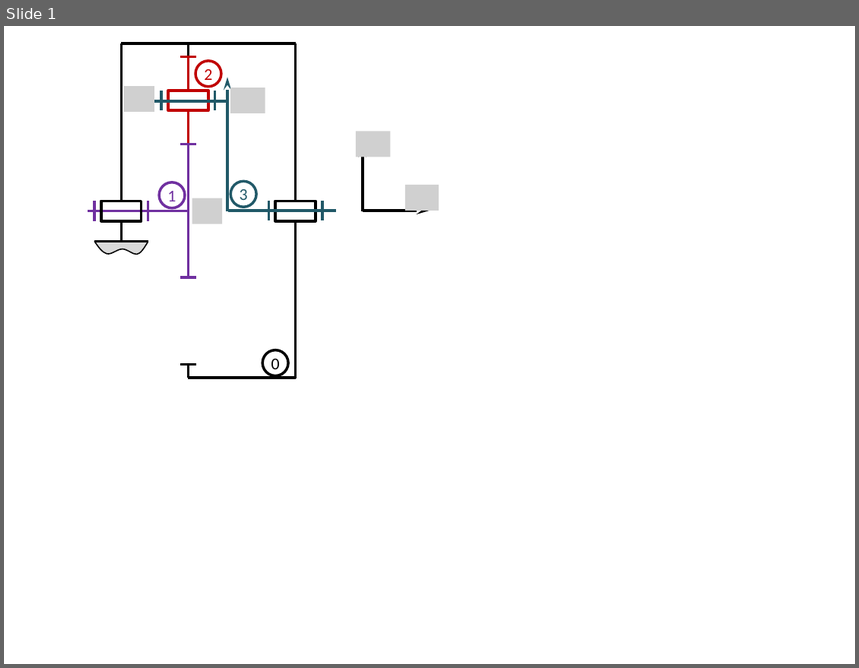
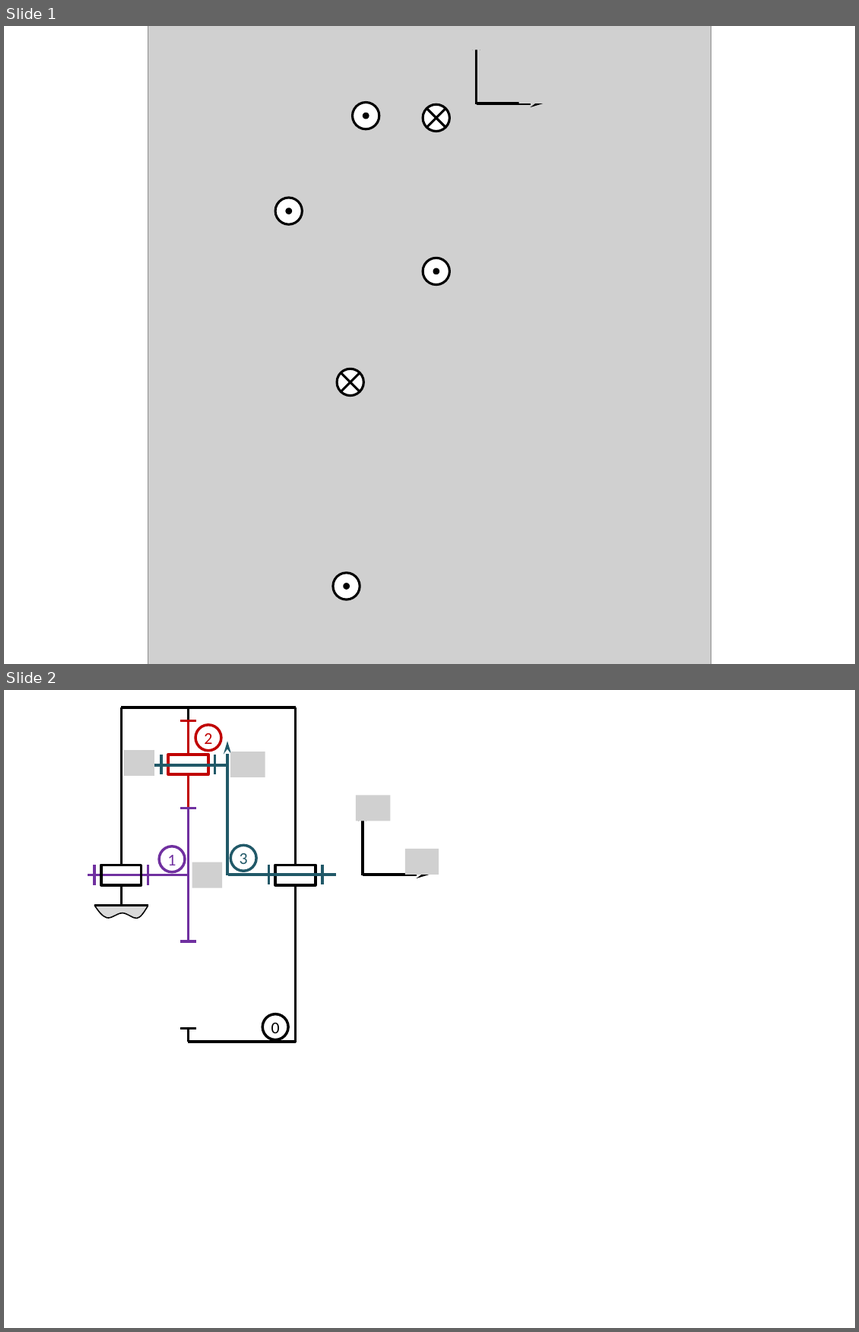
Before and after one commit to xpessoles/Cy_06_PSI_Energetique, a slide deck: Chapitre_01_Energetique/Révisions/TransmetteursPuissance/images/Figures.pptx. Shown one above the other, each under a label of ours: slide 1 before the commit, slides 1 and 2 after it. The pictures are 859x668 and 859x1332 pixels, drawn with LibreOffice and Linux fonts; fonts in the diff are those of the drawing; grey boxes stand for pictures. Boxes give left, top, right and bottom in pixels: in the first picture for what was removed or moved away, otherwise in the second. Text is boxed around its words. In the diff, an @@ line names an element or a change of style, - is before the commit and + after.

```diff
--- a/Chapitre_01_Energetique/Révisions/TransmetteursPuissance/images/Figures.pptx
+++ b/Chapitre_01_Energetique/Révisions/TransmetteursPuissance/images/Figures.pptx
@@ slide 1 added at (x1=4, y1=26, x2=855, y2=664), background #FFFFFF @@
@@ picture added at (x1=148, y1=26, x2=711, y2=664) @@
@@ picture added at (x1=470, y1=26, x2=505, y2=50) @@
@@ arrow added from (477, 104) to (477, 37), #000000 2.25 pt @@
@@ picture added at (x1=519, y1=78, x2=554, y2=104) @@
@@ ellipse added at (x1=352, y1=103, x2=379, y2=129), fill #FFFFFF, outline #000000 2 pt @@
@@ ellipse added at (x1=364, y1=113, x2=368, y2=118), fill #000000, outline #000000 2 pt @@
@@ ellipse added at (x1=423, y1=104, x2=449, y2=131), fill #FFFFFF, outline #000000 2 pt @@
@@ line added from (427, 109) to (446, 127), #000000 2 pt @@
@@ line added from (427, 127) to (446, 109), #000000 2 pt @@
@@ arrow added from (477, 104) to (544, 104), #000000 2.25 pt @@
@@ ellipse added at (x1=275, y1=198, x2=302, y2=224), fill #FFFFFF, outline #000000 2 pt @@
@@ ellipse added at (x1=287, y1=209, x2=291, y2=213), fill #000000, outline #000000 2 pt @@
@@ ellipse added at (x1=423, y1=259, x2=449, y2=284), fill #FFFFFF, outline #000000 2 pt @@
@@ ellipse added at (x1=434, y1=269, x2=438, y2=274), fill #000000, outline #000000 2 pt @@
@@ ellipse added at (x1=337, y1=369, x2=363, y2=395), fill #FFFFFF, outline #000000 2 pt @@
@@ line added from (341, 373) to (360, 392), #000000 2 pt @@
@@ line added from (341, 392) to (360, 373), #000000 2 pt @@
@@ ellipse added at (x1=333, y1=573, x2=360, y2=600), fill #FFFFFF, outline #000000 2 pt @@
@@ ellipse added at (x1=344, y1=585, x2=349, y2=588), fill #000000, outline #000000 2 pt @@
@@ what was slide 1 is now slide 2 @@
```
Also in this commit, not shown: 3 other files.
